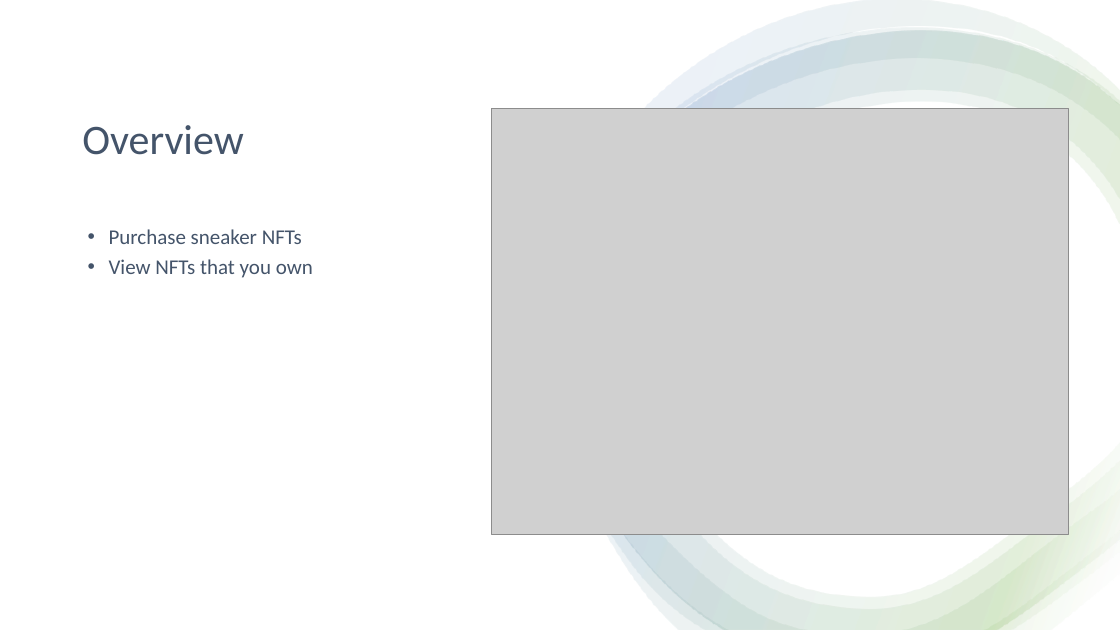
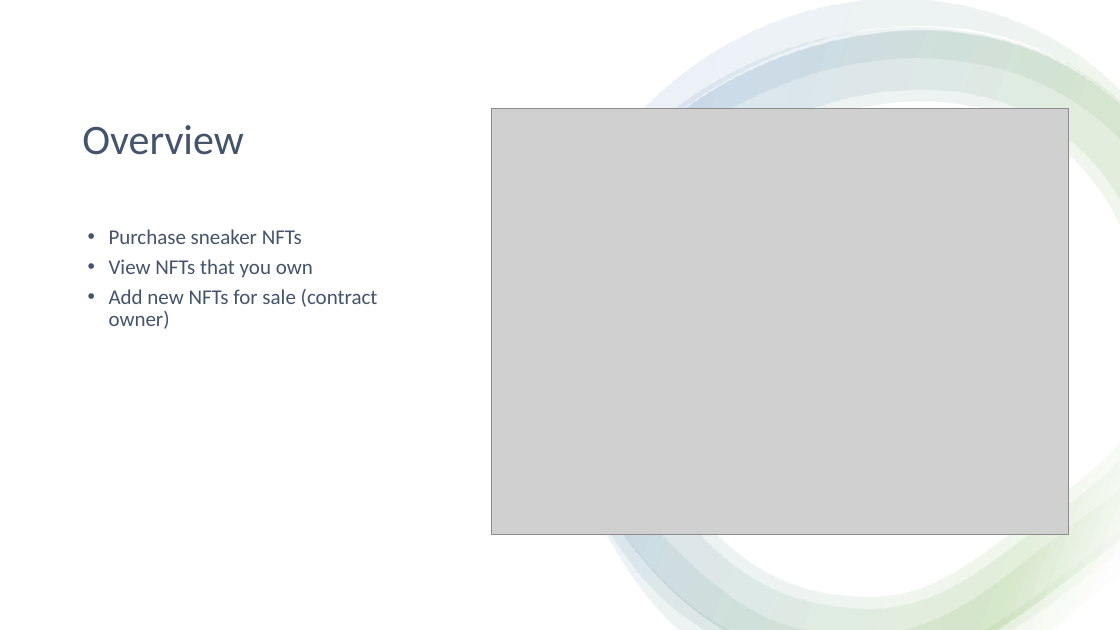
Before and after one commit to shunae95/FinalProject_CS646, a slide deck: slide 2 of CS646_Group2_Ethereum_Project.pptx. Drawn at 1120x630 pixels with LibreOffice and Linux fonts; fonts in the diff are those of the drawing; grey boxes stand for pictures. Boxes give left, top, right and bottom in pixels: in the first picture for what was removed or moved away, otherwise in the second. Text is boxed around its words. In the diff, an @@ line names an element or a change of style, - is before the commit and + after.

```diff
--- a/CS646_Group2_Ethereum_Project.pptx
+++ b/CS646_Group2_Ethereum_Project.pptx
@@ text at [109,289,378,329]: paragraph added @@
+• Add new NFTs for sale (contract owner)
```
Also in this commit, not shown: 1 other slide changed, 1 slide added.
